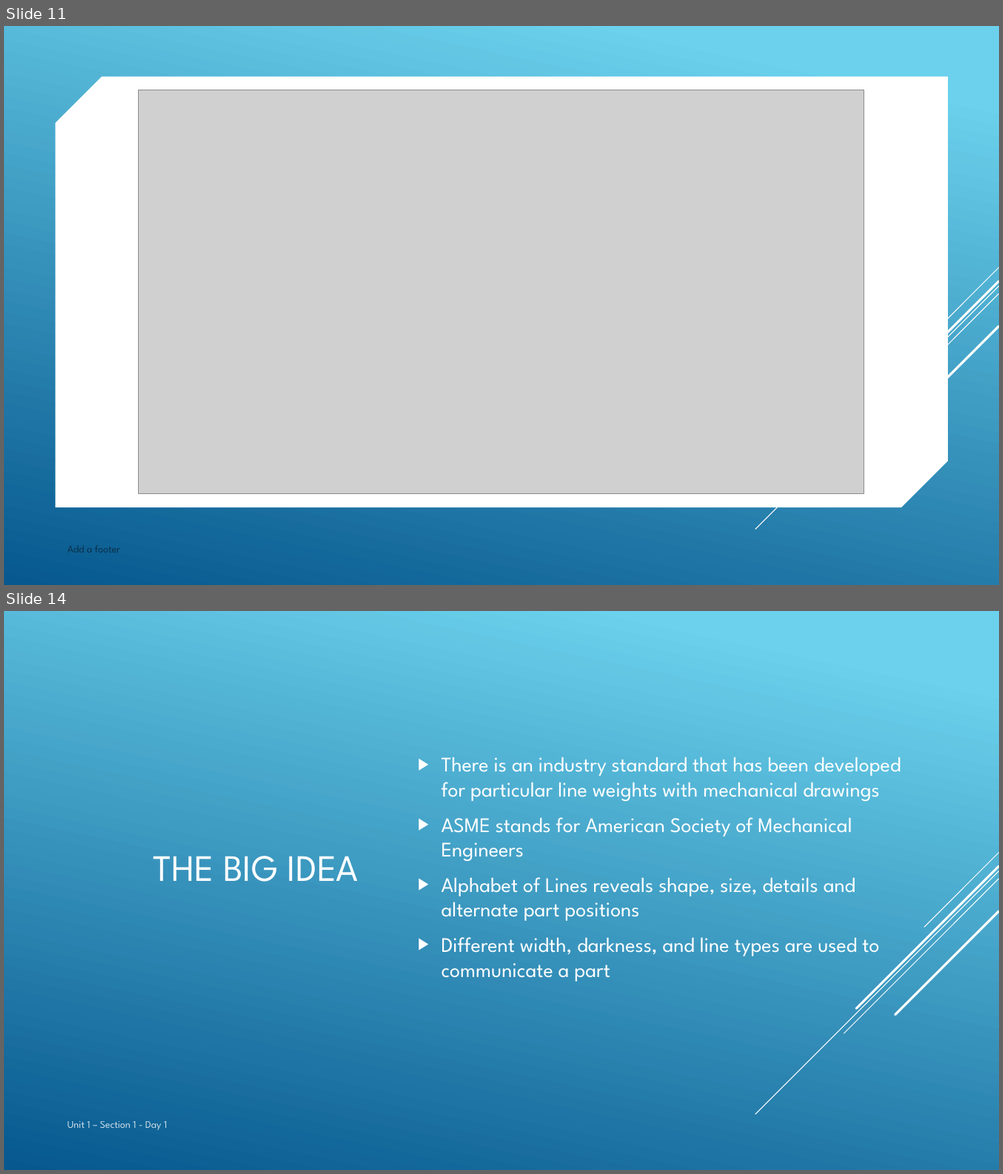
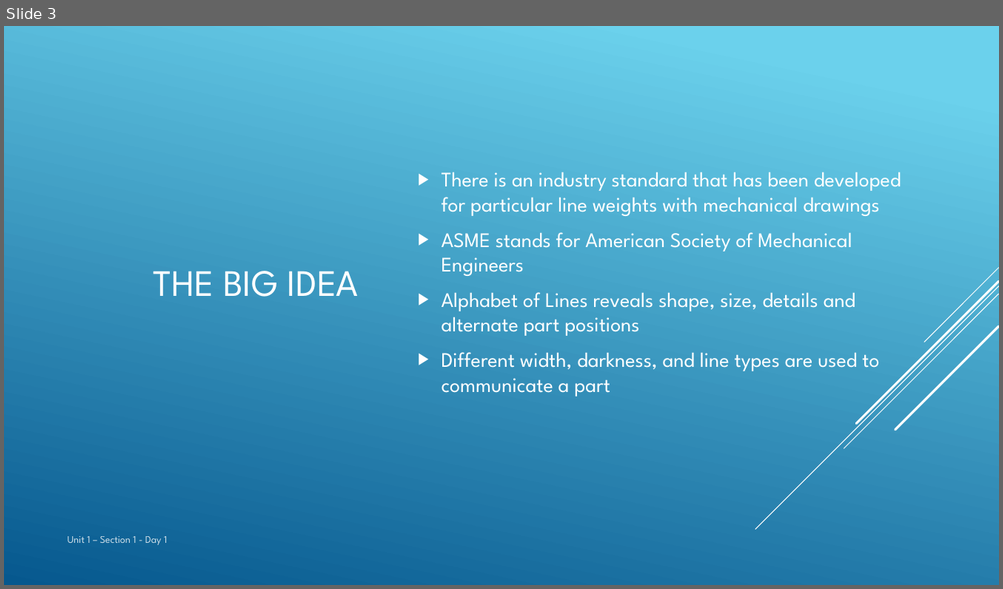
Before and after one commit to nickvertucci/Technology-Education-Curriculum, a slide deck: High School/Design and Drawing for Production/Unit 4 - The Alphabet of Lines/Section 1 - Introduction to Alphabet of Lines/Assets/Unit 4 - Section 1 - Introduction to Alphabet of Line.pptx. Shown one above the other, each under a label of ours: slides 11 and 14 before the commit, slide 3 after it; the slides between them are not shown. The pictures are 1003x1174 and 1003x589 pixels, drawn with LibreOffice and Linux fonts; fonts in the diff are those of the drawing; grey boxes stand for pictures. Boxes give left, top, right and bottom in pixels: in the first picture for what was removed or moved away, otherwise in the second. Text is boxed around its words. In the diff, an @@ line names an element or a change of style, - is before the commit and + after.

```diff
--- a/High School/Design and Drawing for Production/Unit 4 - The Alphabet of Lines/Section 1 - Introduction to Alphabet of Lines/Assets/Unit 4 - Section 1 - Introduction to Alphabet of Line.pptx
+++ b/High School/Design and Drawing for Production/Unit 4 - The Alphabet of Lines/Section 1 - Introduction to Alphabet of Lines/Assets/Unit 4 - Section 1 - Introduction to Alphabet of Line.pptx
@@ slide 11 removed at [4, 26, 999, 585], background gradient #6ED2EB to #06588E @@
@@ snip diag rect removed at [56, 77, 948, 508] @@
@@ picture removed at [139, 90, 865, 494] @@
@@ group removed at [755, 268, 999, 530]: 5 lines @@
@@ text removed at [68, 545, 120, 553] @@
-Add a footer
@@ what was slide 14 is now slide 3 @@
```
Also in this commit, not shown: 10 other slides removed.
